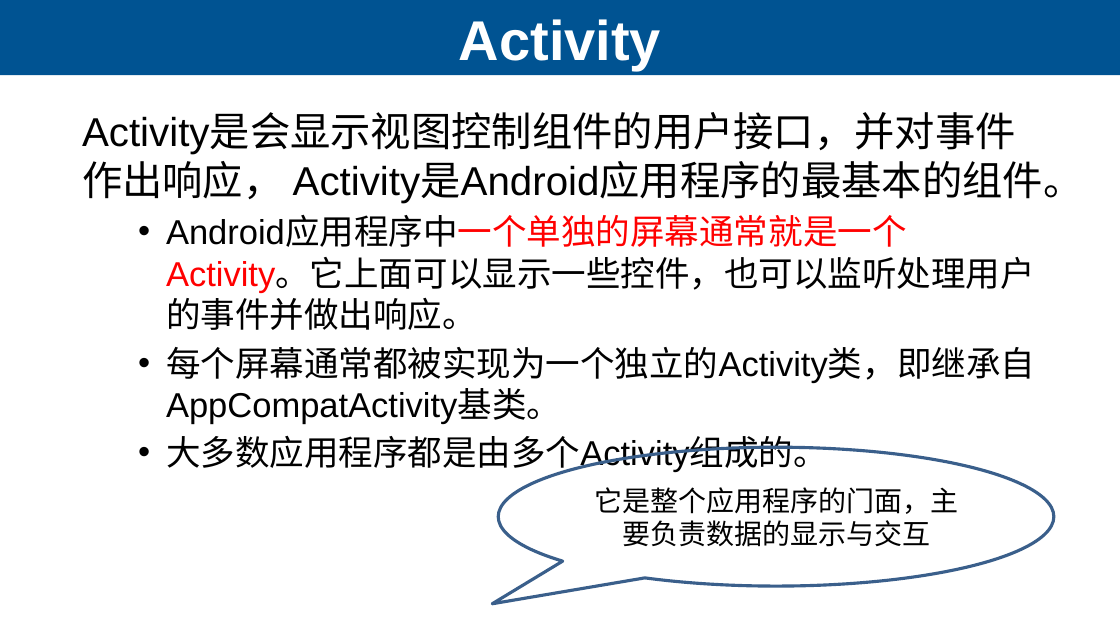
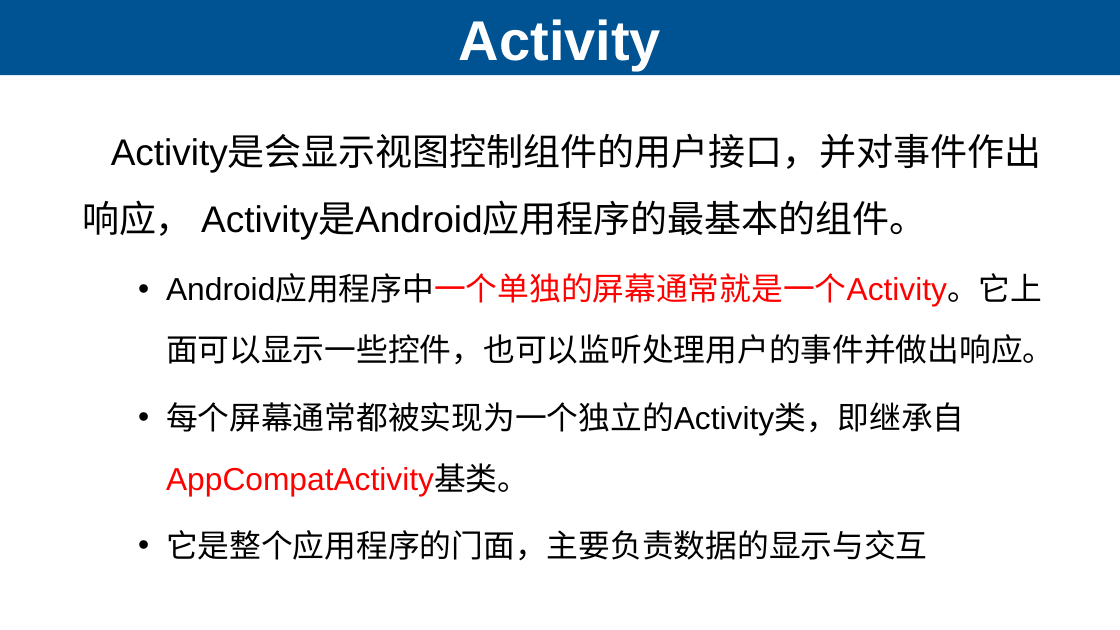
Before and after one commit to lihuanzhen2016/app-test-2019, a slide deck: slide 4 of ppt/07 Android App的开发-四大组件.pptx (slide 3 before the commit). Drawn at 1120x630 pixels with LibreOffice and Linux fonts; fonts in the diff are those of the drawing. Boxes give left, top, right and bottom in pixels: in the first picture for what was removed or moved away, otherwise in the second. Text is boxed around its words. In the diff, an @@ line names an element or a change of style, - is before the commit and + after.

Commit message:
activity

```diff
--- a/ppt/07 Android App的开发-四大组件.pptx
+++ b/ppt/07 Android App的开发-四大组件.pptx
@@ text at <box>82,136,1055,495</box>: size 25.9 to 23.8 pt in "Activity是会显示视图控制组件的用户接口，并对事件作出响应， Activity是Android应用程序的最基本的组 ..."; size 22.2 to 20.4 pt in "Android应用程序中一个单独的屏幕通常就是一个Activity。它上面可以显示一些控件，也可以监听处理用户的事件并做 ...", "每个屏幕通常都被实现为一个独立的Activity类，即继承自AppCompatActivity基类。"; text colour #000000 to #FF0000 in "每个屏幕通常都被实现为一个独立的Activity类，即继承自AppCompatActivity基类。"; line spacing 1 to 1.5; less space between paragraphs; line spacing 1 to 1.6 @@
@@ speech bubble removed at <box>498,447,1054,586</box> @@
-它是整个应用程序的门面，主要负责数据的显示与交互
@@ text at <box>166,530,928,560</box>: text changed; size 22.2 to 20.4 pt @@
-    • 大多数应用程序都是由多个Activity组成的。
+    • 它是整个应用程序的门面，主要负责数据的显示与交互
```
Also in this commit, not shown: 18 other slides changed, 26 slides added, 7 slides removed, 1 other file.
